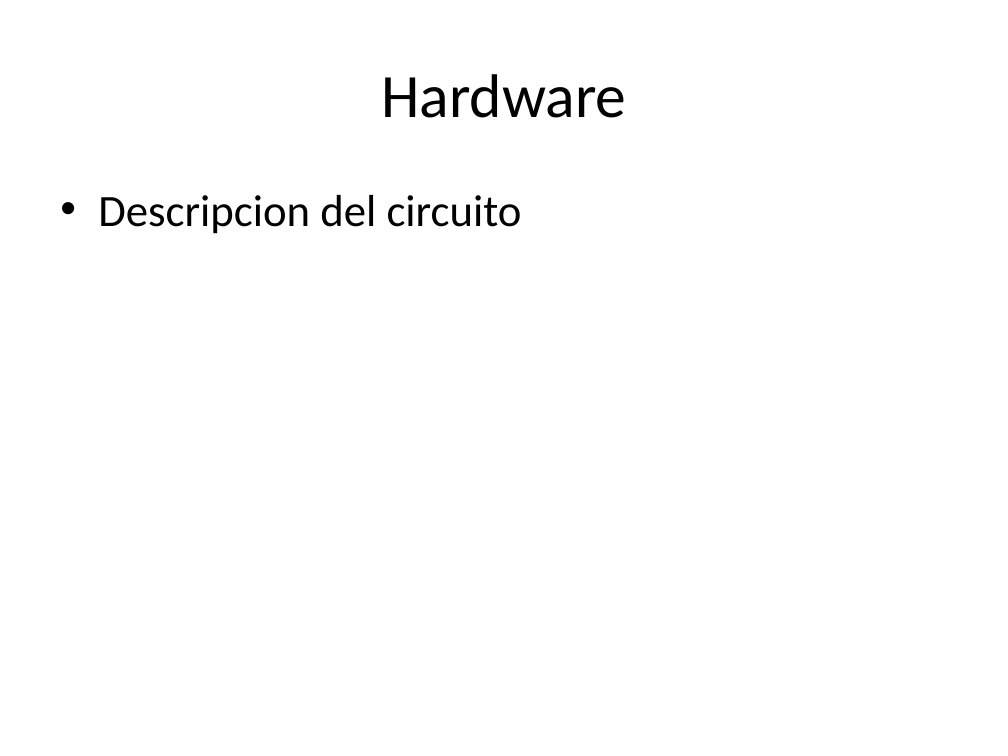
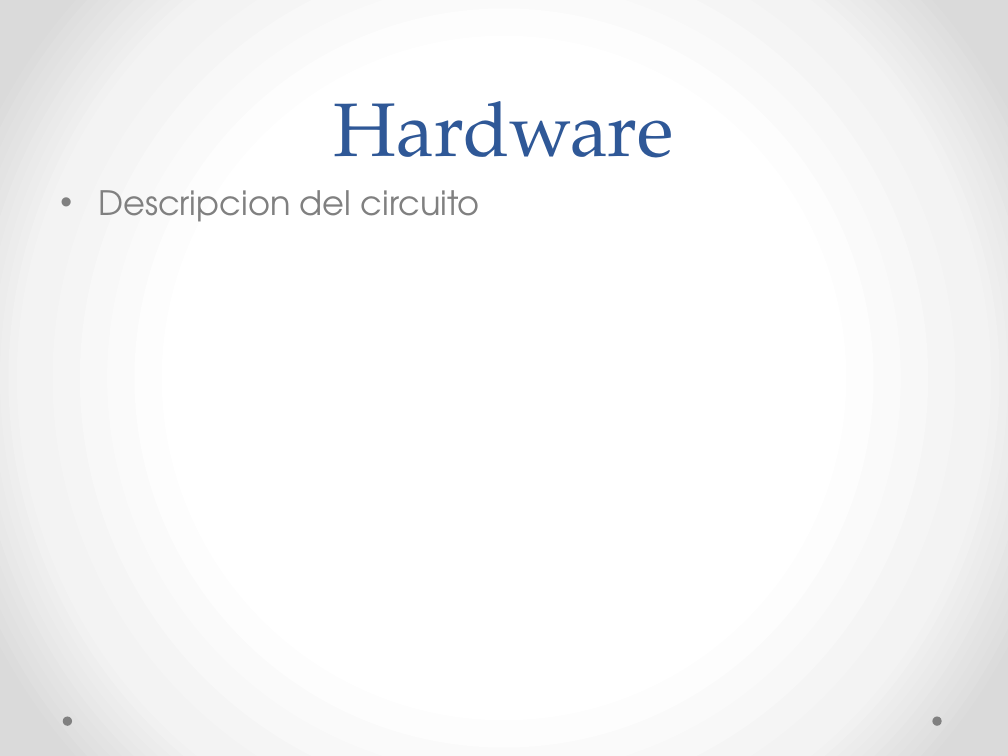
Before and after one commit to GuilleMiranda/trabajo_cooler, a slide deck: slide 6 of theCoolerPpt.pptx. Drawn at 1008x756 pixels with LibreOffice and Linux fonts; fonts in the diff are those of the drawing. Boxes give left, top, right and bottom in pixels: in the first picture for what was removed or moved away, otherwise in the second. Text is boxed around its words. In the diff, an @@ line names an element or a change of style, - is before the commit and + after.

```diff
--- a/theCoolerPpt.pptx
+++ b/theCoolerPpt.pptx
@@ background #FFFFFF to gradient #FFFFFF to #F4F4F4 to #DADADA @@
@@ title "Hardware": place and size @@
-title "Hardware" at <box>381,74,626,118</box>
+title "Hardware" at <box>334,101,674,158</box>
@@ title "Hardware" at <box>334,101,674,158</box>: size 44 to 54 pt, font Calibri to TeX Gyre Pagella, text colour #000000 to #2F5897; line spacing 1 to 58pt; vertical alignment middle to bottom @@
@@ text "Descripcion del circuito" at <box>98,190,480,222</box>: size 32 to 24 pt, font Calibri to TeX Gyre Adventor, text colour #000000 to #808080; less space between paragraphs @@
@@ ellipse added at <box>62,717,72,726</box>, fill #808080 @@
@@ ellipse added at <box>932,717,941,726</box>, fill #808080 @@
```
Also in this commit, not shown: 5 other slides changed, 1 slide added, 1 slide removed.
